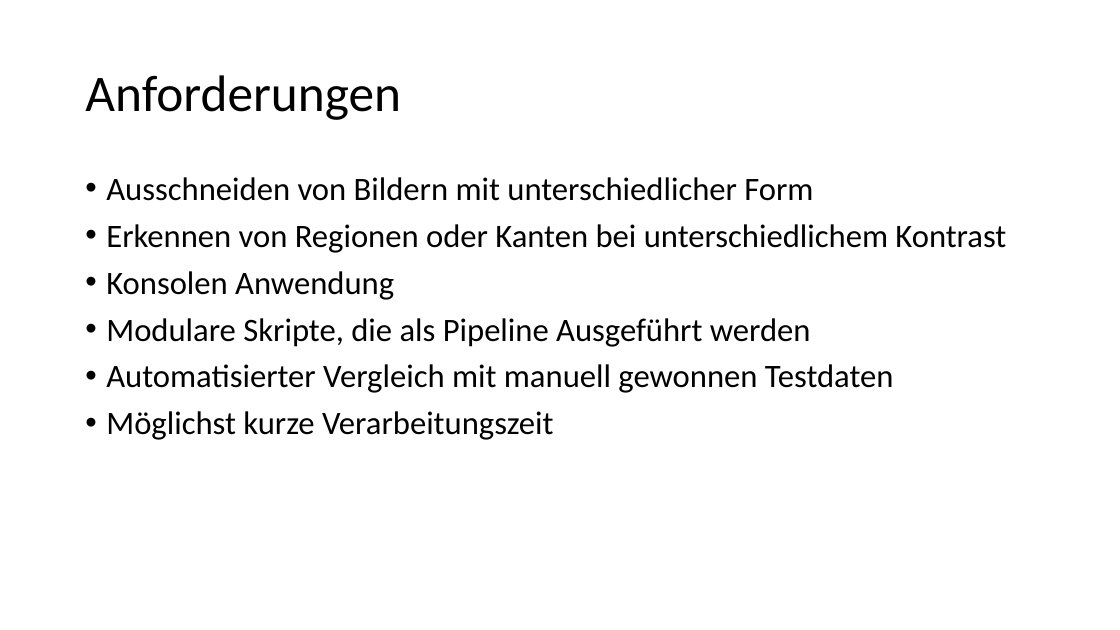
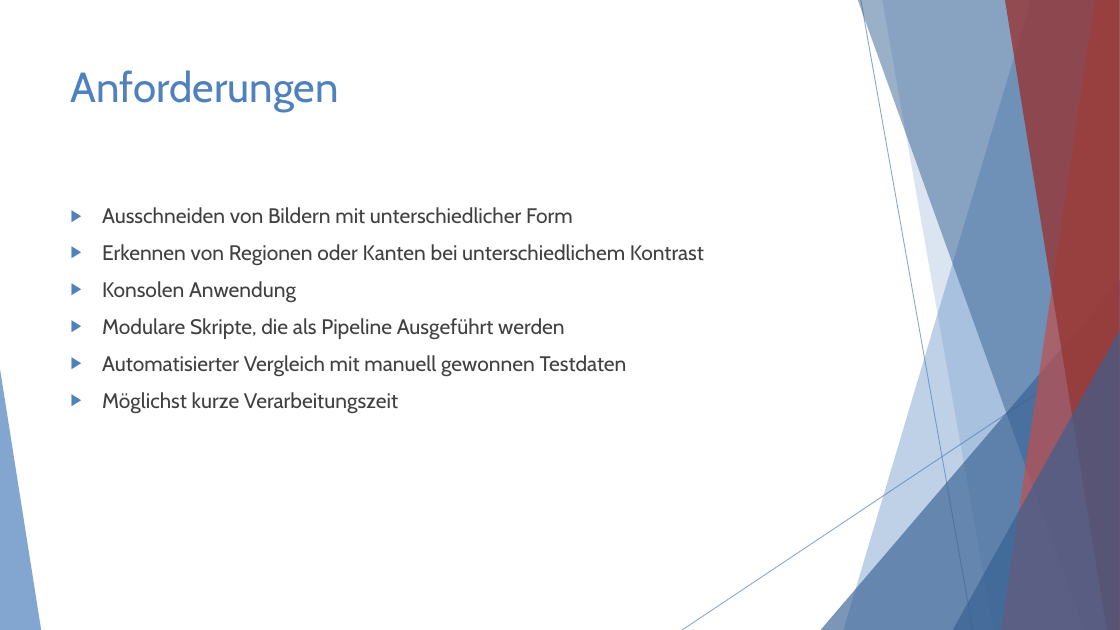
Before and after one commit to youssefMes/FotoAlbumExtractor, a slide deck: slide 3 of expose/expose_präsentation.pptx. Drawn at 1120x630 pixels with LibreOffice and Linux fonts; fonts in the diff are those of the drawing. Boxes give left, top, right and bottom in pixels: in the first picture for what was removed or moved away, otherwise in the second. Text is boxed around its words. In the diff, an @@ line names an element or a change of style, - is before the commit and + after.

```diff
--- a/expose/expose_präsentation.pptx
+++ b/expose/expose_präsentation.pptx
@@ title "Anforderungen": place and size @@
-title "Anforderungen" at (85, 75, 401, 120)
+title "Anforderungen" at (71, 70, 339, 112)
@@ title "Anforderungen" at (71, 70, 339, 112): size 44 to 36 pt, font Calibri to Cabin, text colour #000000 to #4F81BD; line spacing 0.9 to 1; vertical alignment middle to top @@
@@ text "Ausschneiden von Bildern mit unterschiedlicher ...": place and size @@
-text "Ausschneiden von Bildern mit unterschiedlicher ..." at (106, 177, 1006, 440)
+text "Ausschneiden von Bildern mit unterschiedlicher ..." at (102, 207, 704, 414)
@@ text "Ausschneiden von Bildern mit unterschiedlicher ..." at (102, 207, 704, 414): size 28 to 18 pt, font Calibri to Cabin, text colour #000000 to #404040; bullet • to ▶; line spacing 0.9 to 1 @@
@@ group added at (0, 0, 1120, 630): 5 freeform shapes, 3 triangles, 2 lines @@
```
Also in this commit, not shown: 5 other slides changed, 2 other files.
